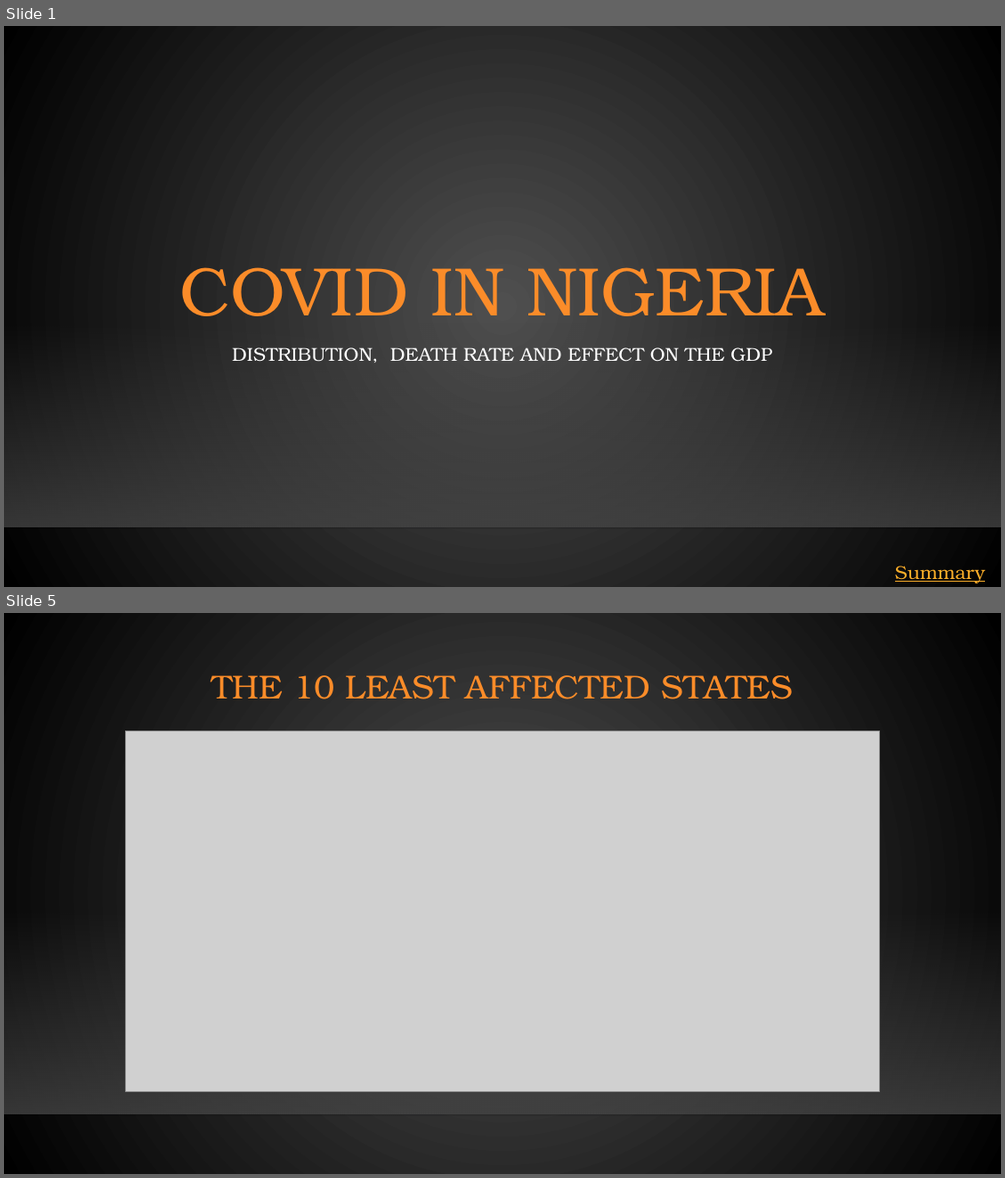
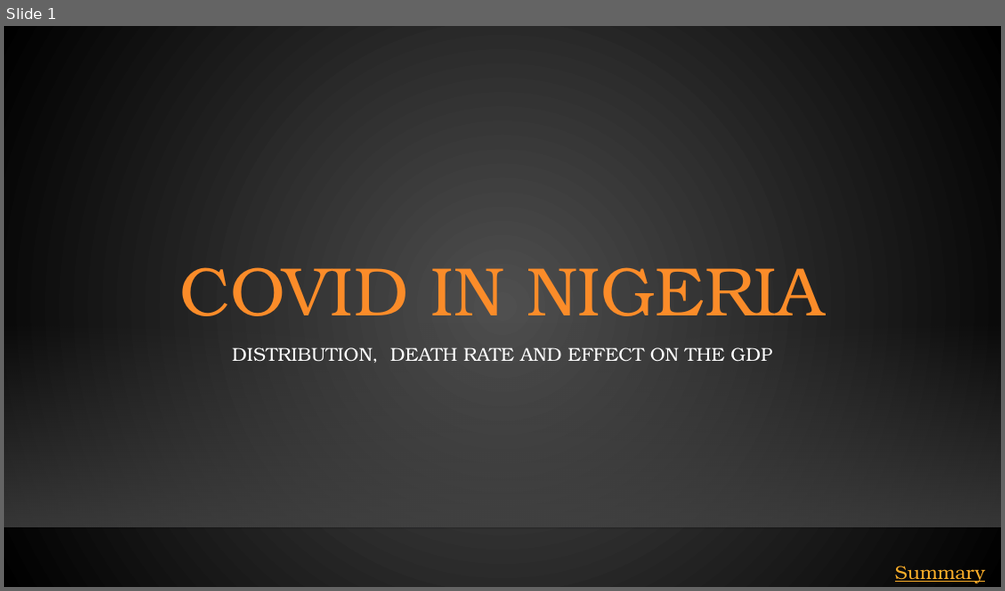
Before and after one commit to Yusufteppei/Nigeria-COVID-19-Data-Analysis-Using-Python, a slide deck: EXECUTIVE SUMMARY.pptx. Shown one above the other, each under a label of ours: slides 1 and 5 before the commit, slide 1 after it; the slides between them are not shown. The pictures are 1005x1178 and 1005x591 pixels, drawn with LibreOffice and Linux fonts; fonts in the diff are those of the drawing; grey boxes stand for pictures; background and template pictures are left out. Boxes give left, top, right and bottom in pixels: in the first picture for what was removed or moved away, otherwise in the second. Text is boxed around its words. In the diff, an @@ line names an element or a change of style, - is before the commit and + after.

```diff
--- a/EXECUTIVE SUMMARY.pptx
+++ b/EXECUTIVE SUMMARY.pptx
@@ slide 5 removed at (4,613,1001,1174), background gradient #505050 to #000000; not listed: 2 template elements that a slide beside it also shows @@
@@ title removed at (212,675,792,699) @@
-THE 10 LEAST AFFECTED STATES
@@ picture removed at (126,730,880,1091) @@
```
Also in this commit, not shown: 3 slides changed, 4 slides added, 4 other slides removed, 1 other file.
